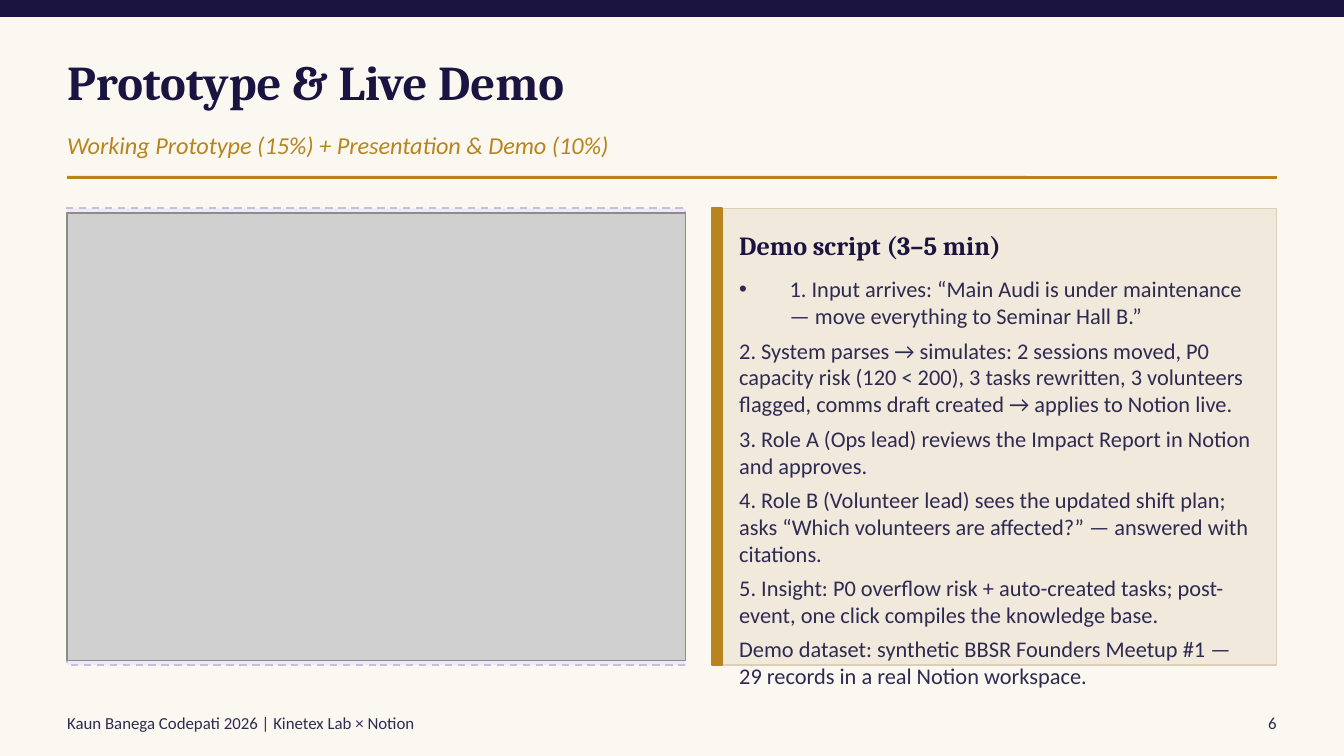
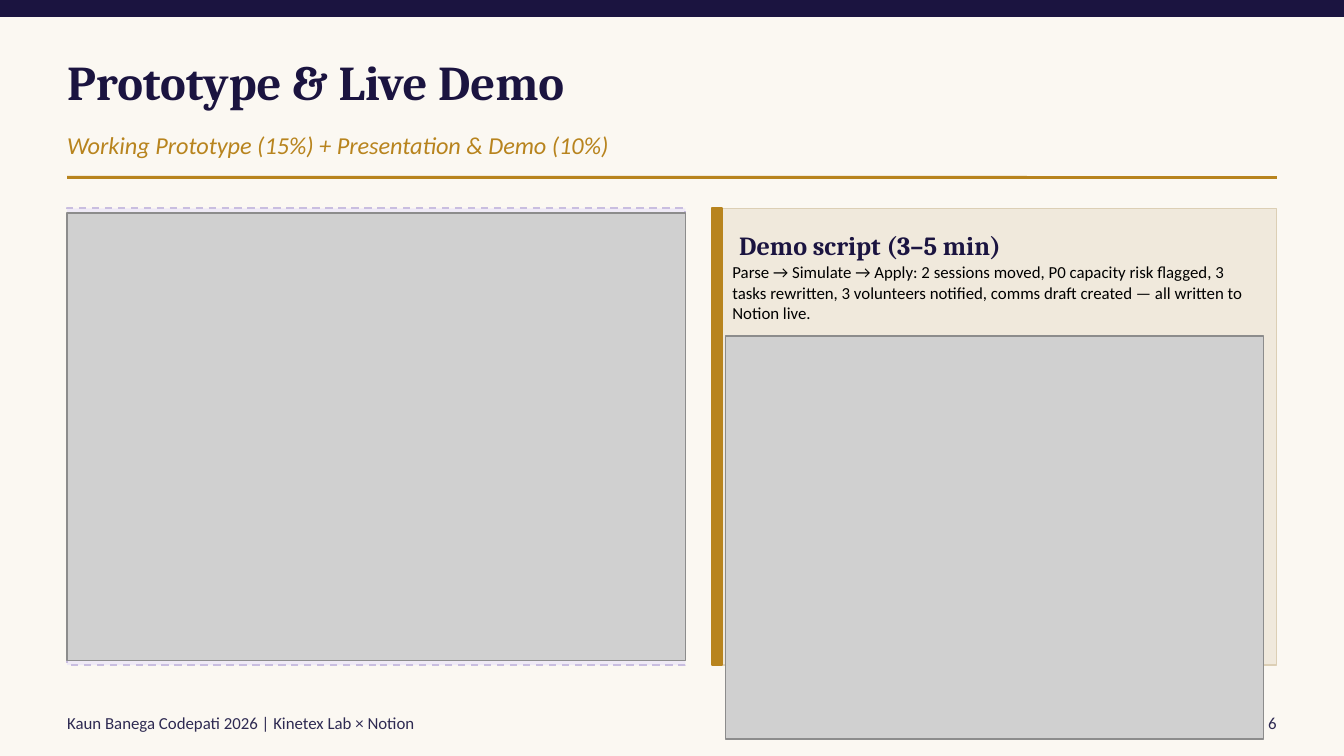
Before and after one commit to lunasticgold-hub/sanchalan, a slide deck: slide 6 of larpers_KBC2026.pptx. Drawn at 1344x756 pixels with LibreOffice and Linux fonts; fonts in the diff are those of the drawing; grey boxes stand for pictures. Boxes give left, top, right and bottom in pixels: in the first picture for what was removed or moved away, otherwise in the second. Text is boxed around its words. In the diff, an @@ line names an element or a change of style, - is before the commit and + after.

Commit message:
Add blast-radius screenshot to slide 6, finalize deck

```diff
--- a/larpers_KBC2026.pptx
+++ b/larpers_KBC2026.pptx
@@ text at <box>732,266,1242,319</box>: text changed; size 12 to 9 pt; text colour #2E2A52 to #000000 @@
-• 1. Input arrives: “Main Audi is under maintenance — move everything to Seminar Hall B.”
-2. System parses → simulates: 2 sessions moved, P0 capacity risk (120 < 200), 3 tasks rewritten, 3 volunteers flagged, comms draft created → applies to Notion live.
-3. Role A (Ops lead) reviews the Impact Report in Notion and approves.
-4. Role B (Volunteer lead) sees the updated shift plan; asks “Which volunteers are affected?” — answered with citations.
-5. Insight: P0 overflow risk + auto-created tasks; post-event, one click compiles the knowledge base.
-Demo dataset: synthetic BBSR Founders Meetup #1 — 29 records in a real Notion workspace.
+Parse → Simulate → Apply: 2 sessions moved, P0 capacity risk flagged, 3 tasks rewritten, 3 volunteers notified, comms draft created — all written to Notion live.
@@ picture added at <box>726,336,1263,739</box> @@
```
